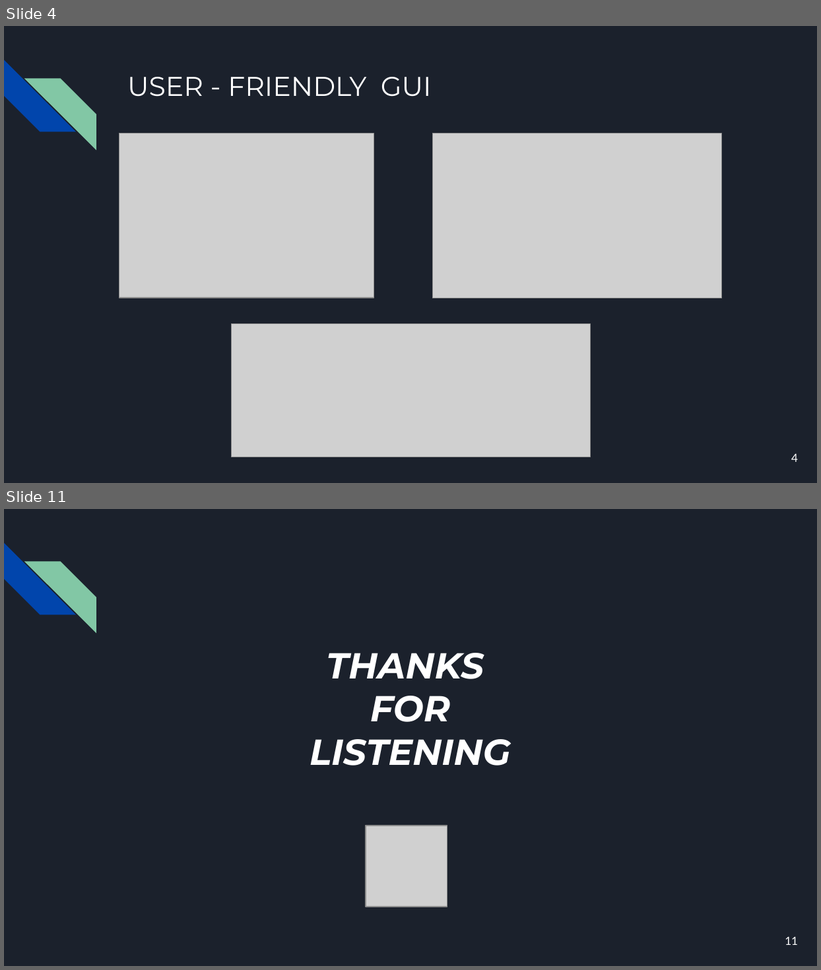
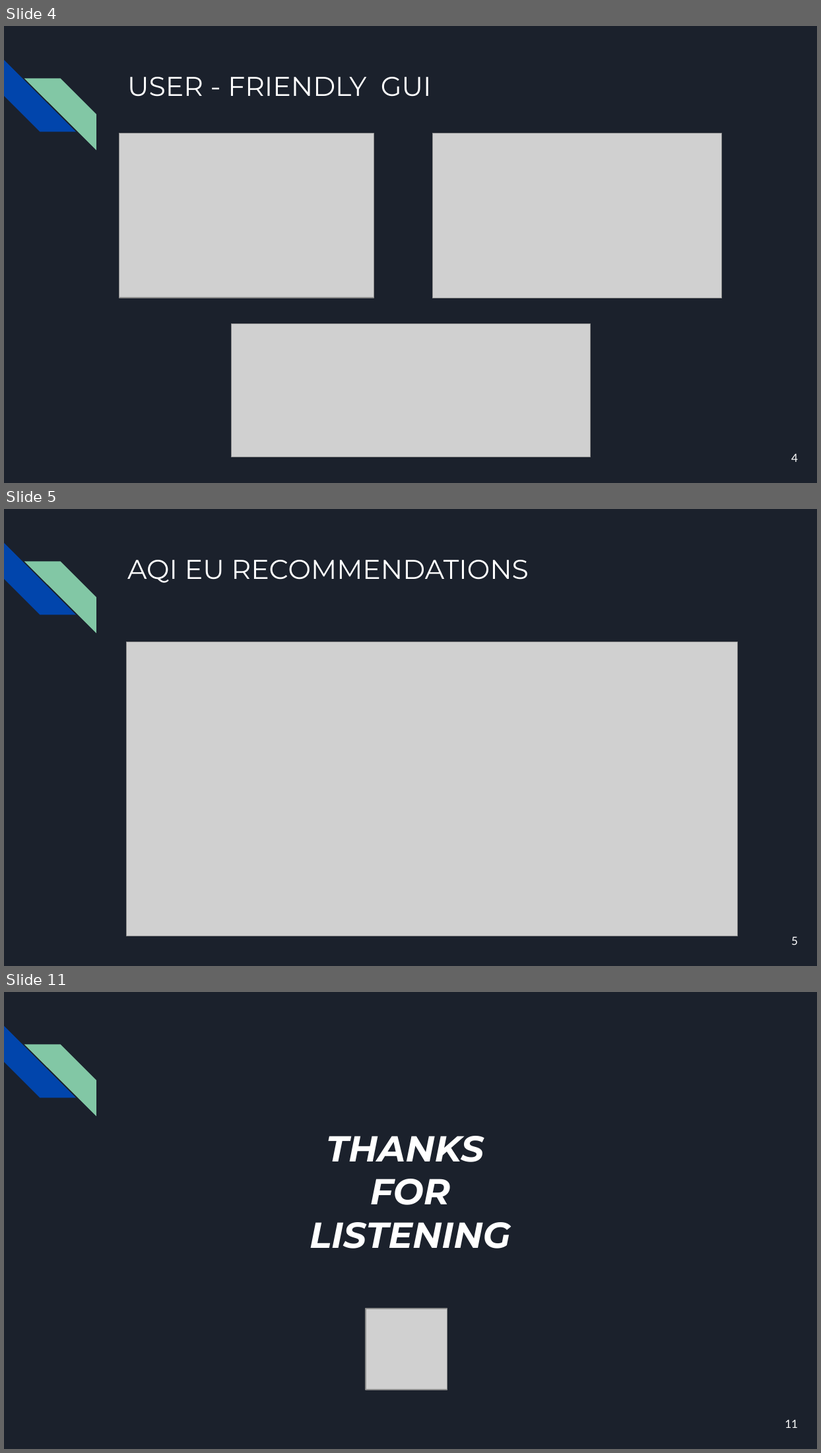
Before and after one commit to GianC0/IST-SOE, a slide deck: presentation.pptx. Shown one above the other, each under a label of ours: slides 4 and 11 before the commit, slides 4, 5 and 11 after it; the slides between them are not shown. The pictures are 821x970 and 821x1453 pixels, drawn with LibreOffice and Linux fonts; fonts in the diff are those of the drawing; grey boxes stand for pictures. Boxes give left, top, right and bottom in pixels: in the first picture for what was removed or moved away, otherwise in the second. Text is boxed around its words. In the diff, an @@ line names an element or a change of style, - is before the commit and + after.

```diff
--- a/presentation.pptx
+++ b/presentation.pptx
@@ slide 5 added at (4,509,817,966), background #1B212C; not listed: 2 template elements that a slide beside it also shows @@
@@ title added at (127,560,529,583), 24 pt, text #FFFFFF @@
+AQI EU RECOMMENDATIONS
@@ picture added at (127,642,738,937) @@
@@ page number added at (791,937,798,945), 10 pt, text #FFFFFF @@
+5
```
Also in this commit, not shown: 7 slides changed, 1 slide removed.
